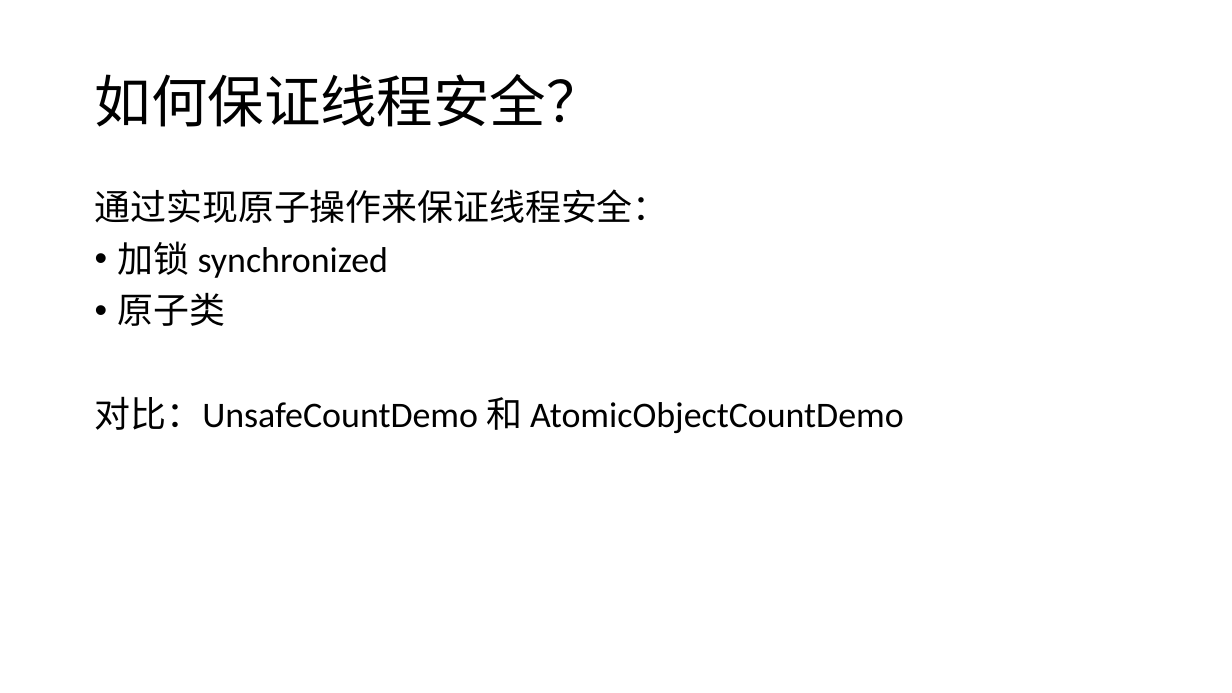
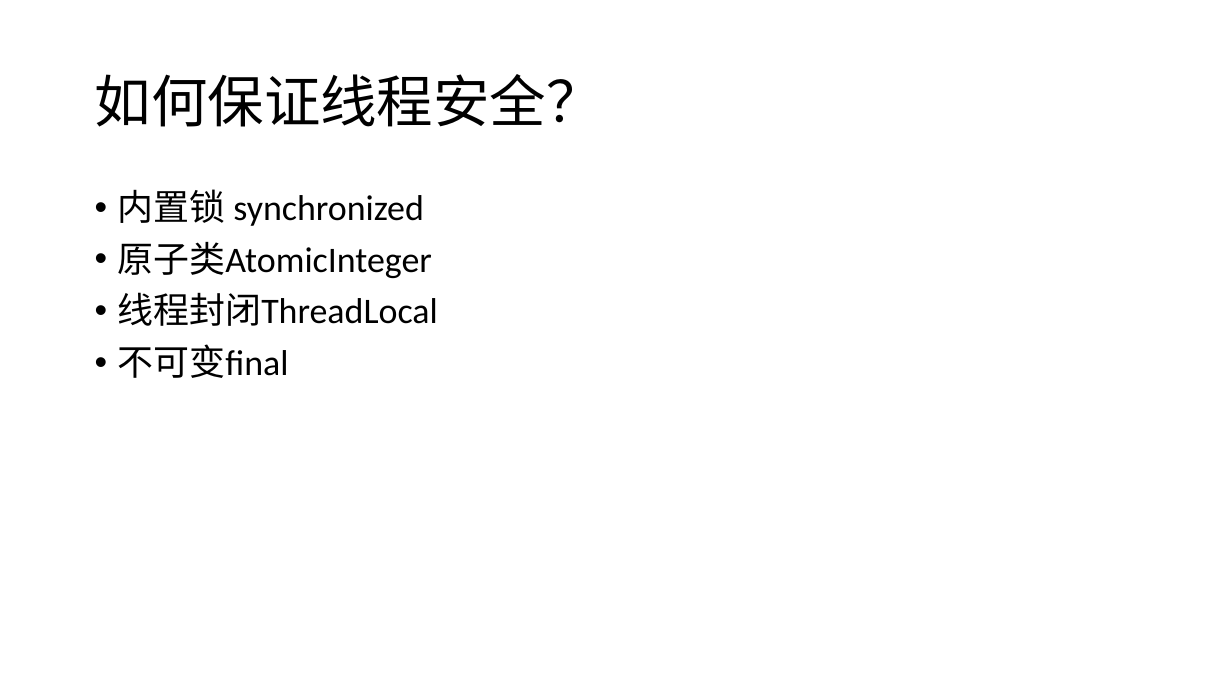
Before and after one commit to GerogeLeon/multithread_demo, a slide deck: slide 4 of JAVA并发编程.pptx. Drawn at 1232x693 pixels with LibreOffice and Linux fonts; fonts in the diff are those of the drawing. Boxes give left, top, right and bottom in pixels: in the first picture for what was removed or moved away, otherwise in the second. Text is boxed around its words. In the diff, an @@ line names an element or a change of style, - is before the commit and + after.

```diff
--- a/JAVA并发编程.pptx
+++ b/JAVA并发编程.pptx
@@ text at bbox=[118, 189, 438, 378]: text changed @@
-通过实现原子操作来保证线程安全：
-• 加锁 synchronized
-• 原子类
-对比：UnsafeCountDemo 和 AtomicObjectCountDemo
+• 内置锁 synchronized
+• 原子类AtomicInteger
+• 线程封闭ThreadLocal
+• 不可变final
```
Also in this commit, not shown: 4 other slides changed, 2 slides added, 1 slide removed, 5 other files.
